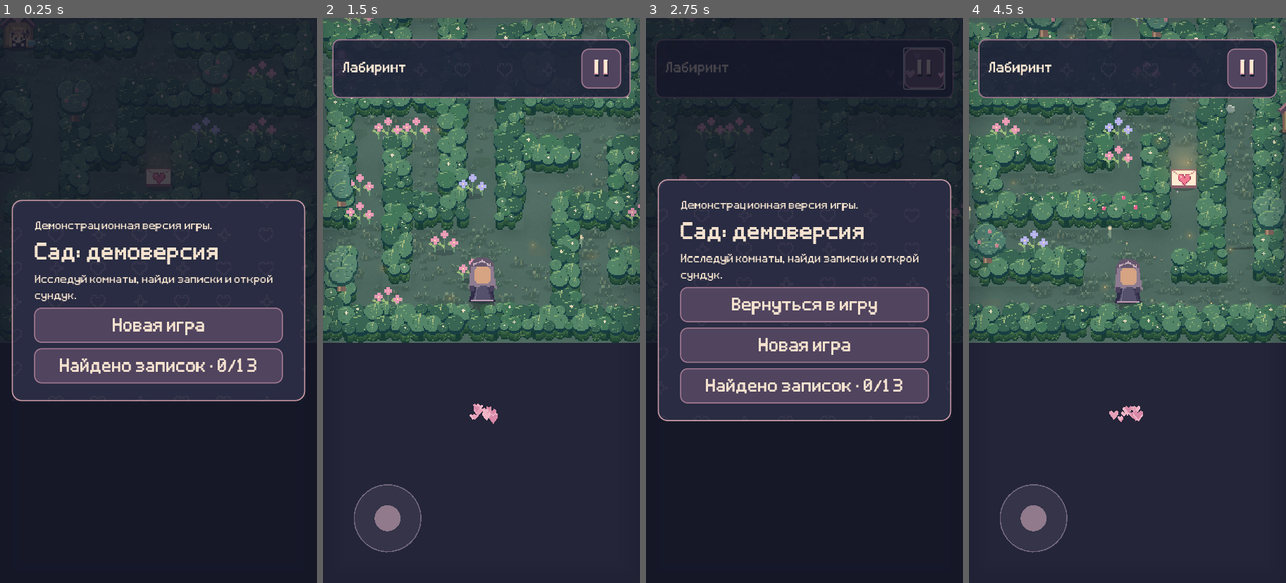
Above: before the commit, frames 1-4 (left to right).
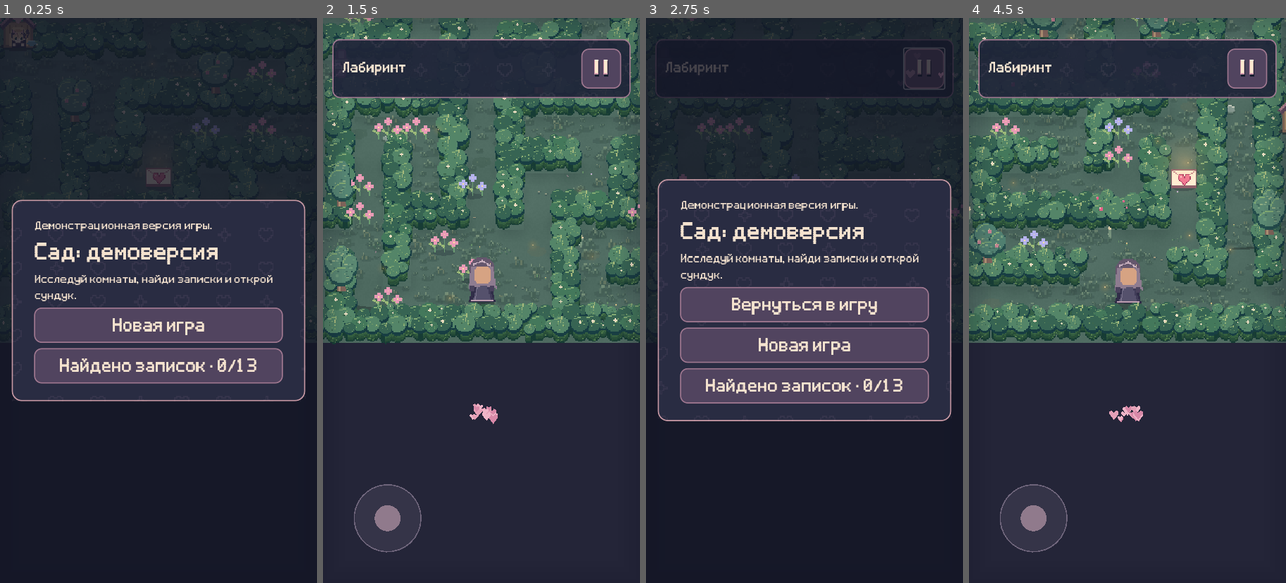
Above: after the commit, the same moments.

Repository: NQUAREx/dina-lovely
Game: Godot game, scene res://main.tscn
Same seed, same stepped clock (60 frames per second), same inputs: the game is played once before the commit and once after it. Sound files missing from this copy of the repository are replaced by a short silence.
Inputs (mouse positions are in pixels of both pictures, inside the frame that each line leads up to):
- Up to frame 1 (0.25 s): no input
- Up to frame 2 (1.5 s): click "Новая игра" at 0.5 s; click "Пойдём" at 1.25 s
- Up to frame 3 (2.75 s): click (924, 68) at 2 s
- Up to frame 4 (4.5 s): click "Новая игра" at 2.75 s; click "Начать новую историю" at 3.5 s; click "Пойдём" at 4.25 s

The runs differ from the first frame. In frame 1, 0.3% of the frame differs, in the area x 0-100%, y 0-55%; in frame 2, 13%; in frame 3, 0.2%; in frame 4, 14%, in the area x 0-100%, y 0-58%.

Commit message:
Keep solid boundary walls behind integrated gate pillars

Diff:
--- a/scripts/game.gd
+++ b/scripts/game.gd
@@ -2335,6 +2335,8 @@
 	scene_fx.draw(true)
 	renderables.sort_custom(func(a,b):
 		if a.pos.y==b.pos.y:
+			# Wall blocks support taller gate pillars at the same ground depth.
+			if a.get("wall",false)!=b.get("wall",false):return a.get("wall",false)
 			if a.kind=="dug" and b.kind!="dug":return true
 			if b.kind=="dug" and a.kind!="dug":return false
 			return a.pos.x<b.pos.x
@@ -2539,8 +2541,8 @@
 			if y>=grid.size()-5:
 				set_cell(south-2,y,"#");set_cell(south+2,y,"#")
 	for side in [-2,2]:
-		set_cell(north+side,5,".")
-		if level>0:set_cell(south+side,grid.size()-6,".")
+		set_cell(north+side,5,"#")
+		if level>0:set_cell(south+side,grid.size()-6,"#")
 	for obj in objects:
 		if obj.id=="exit":
 			obj.kind="doorway"
--- a/scripts/gate_junctions.gd
+++ b/scripts/gate_junctions.gd
@@ -1,5 +1,5 @@
 extends RefCounted
-## Junction art and the cell reservation use the same orthogonal wall footprint.
+## A solid wall cell supports each tall pillar; neighbouring walls remain behind it.
 var g:Node2D
 var textures:Dictionary={}
 func _init(game:Node2D):g=game
@@ -11,13 +11,10 @@
   if door.kind!="doorway":continue
   var cell:=Vector2i(door.pos/48);var inside:=1 if door.id=="exit" else -1
   for side in [-2,2]:
-   g.set_cell(cell.x+side,cell.y,".")
-   g.set_cell(cell.x+side,cell.y+inside,".")
+   g.set_cell(cell.x+side,cell.y,"#")
    g.set_cell(cell.x+side,cell.y-inside,"#")
 func skip_wall(cell:Vector2i)->bool:
- var north:=15 if g.level==0 else 13
- if g.level<6 and cell.y in [3,4] and absi(cell.x-north)==2:return true
- return g.level>0 and cell.y==g.grid.size()-5 and absi(cell.x-13)==2
+ return false
 func draw(door:Dictionary,pos:Vector2)->void:
  var room:=room_material();var corridor:=corridor_material(door);var end:="top" if door.id=="exit" else "bottom"
  for side in ["left","right"]:
--- a/tests/gate_hand_projectiles.gd
+++ b/tests/gate_hand_projectiles.gd
@@ -8,8 +8,7 @@
   for gate in g.objects.filter(func(o):return o.kind=="doorway"):
    var cell=Vector2i(gate.pos/48);var inside=1 if gate.id=="exit" else -1
    for side in [-2,2]:
-    assert(g.grid[cell.y][cell.x+side]==".")
-    assert(g.grid[cell.y+inside][cell.x+side]==".")
+    assert(g.grid[cell.y][cell.x+side]=="#")
     assert(g.grid[cell.y-inside][cell.x+side]=="#")
    for side in [-160,-120,120,160]:assert(g.blocked(gate.pos+Vector2(side,0)))
    assert(g.gate_blocks(gate,gate.pos+Vector2(90,0)))
@@ -22,7 +21,7 @@
  g.build_level(3)
  for gate in g.objects.filter(func(o):return o.kind=="doorway"):
   var row=floori(gate.pos.y/48);var x=floori(gate.pos.x/48)
-  for side in [-2,2]:assert(g.grid[row][x+side]==".")
+  for side in [-2,2]:assert(g.grid[row][x+side]=="#")
   assert(g.blocked(gate.pos+Vector2(84,0)),"gate post lost its collision")
  g.save_data.open_gates.append(3)
  var exit=g.objects.filter(func(o):return o.id=="exit")[0];exit.gate_amount=1.0
Binary file changed: assets/junction_hedge_stone_bottom_left.png
Binary file changed: assets/junction_hedge_stone_bottom_right.png
Binary file changed: assets/junction_hedge_stone_top_left.png
Binary file changed: assets/junction_hedge_stone_top_right.png
Binary file changed: assets/junction_hedge_tree_bottom_left.png
Binary file changed: assets/junction_hedge_tree_bottom_right.png
Binary file changed: assets/junction_hedge_tree_top_left.png
Binary file changed: assets/junction_hedge_tree_top_right.png
Binary file changed: assets/junction_stone_stone_bottom_left.png
Binary file changed: assets/junction_stone_stone_bottom_right.png
Binary file changed: assets/junction_stone_stone_top_left.png
Binary file changed: assets/junction_stone_stone_top_right.png
(and 7 more such lines)
